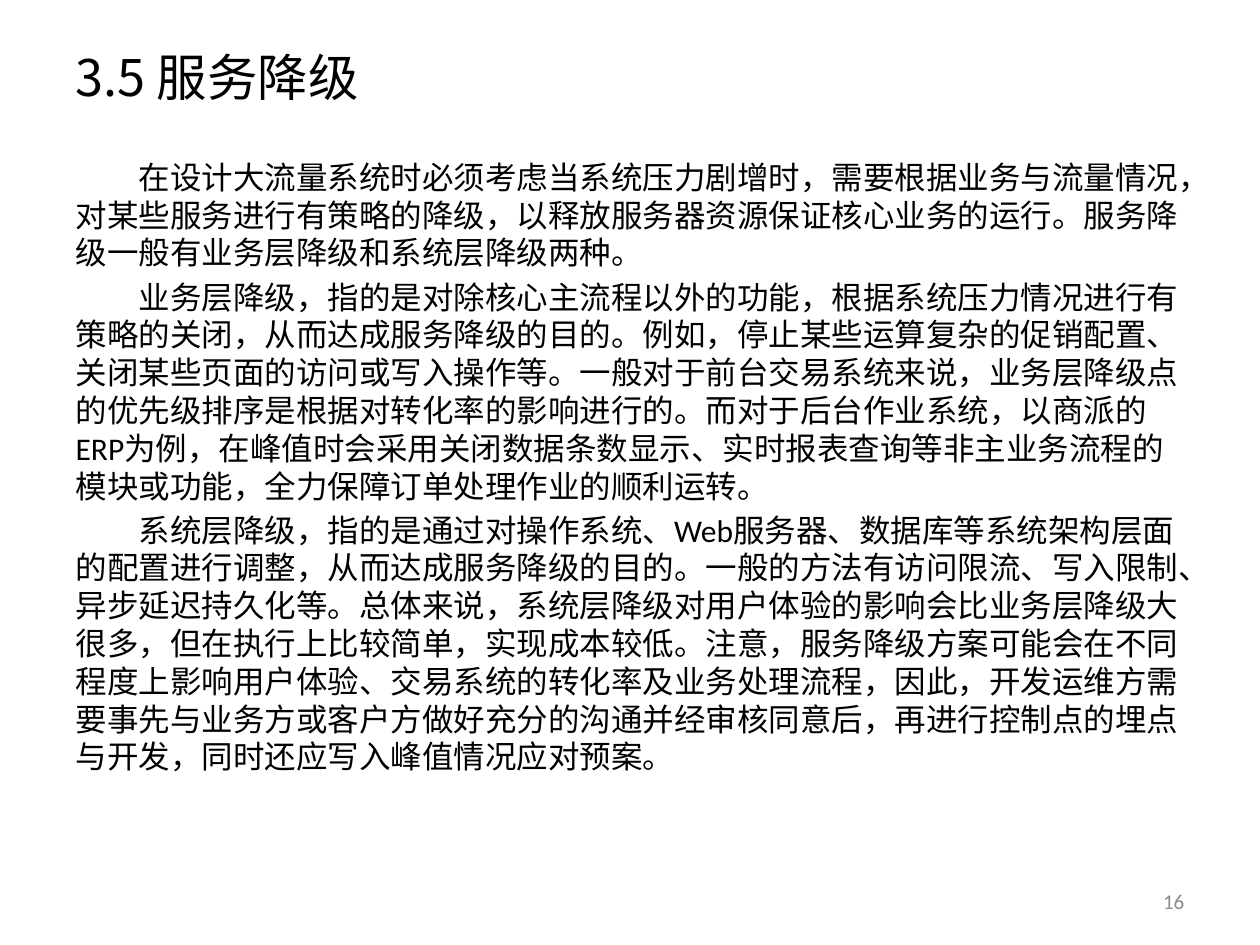
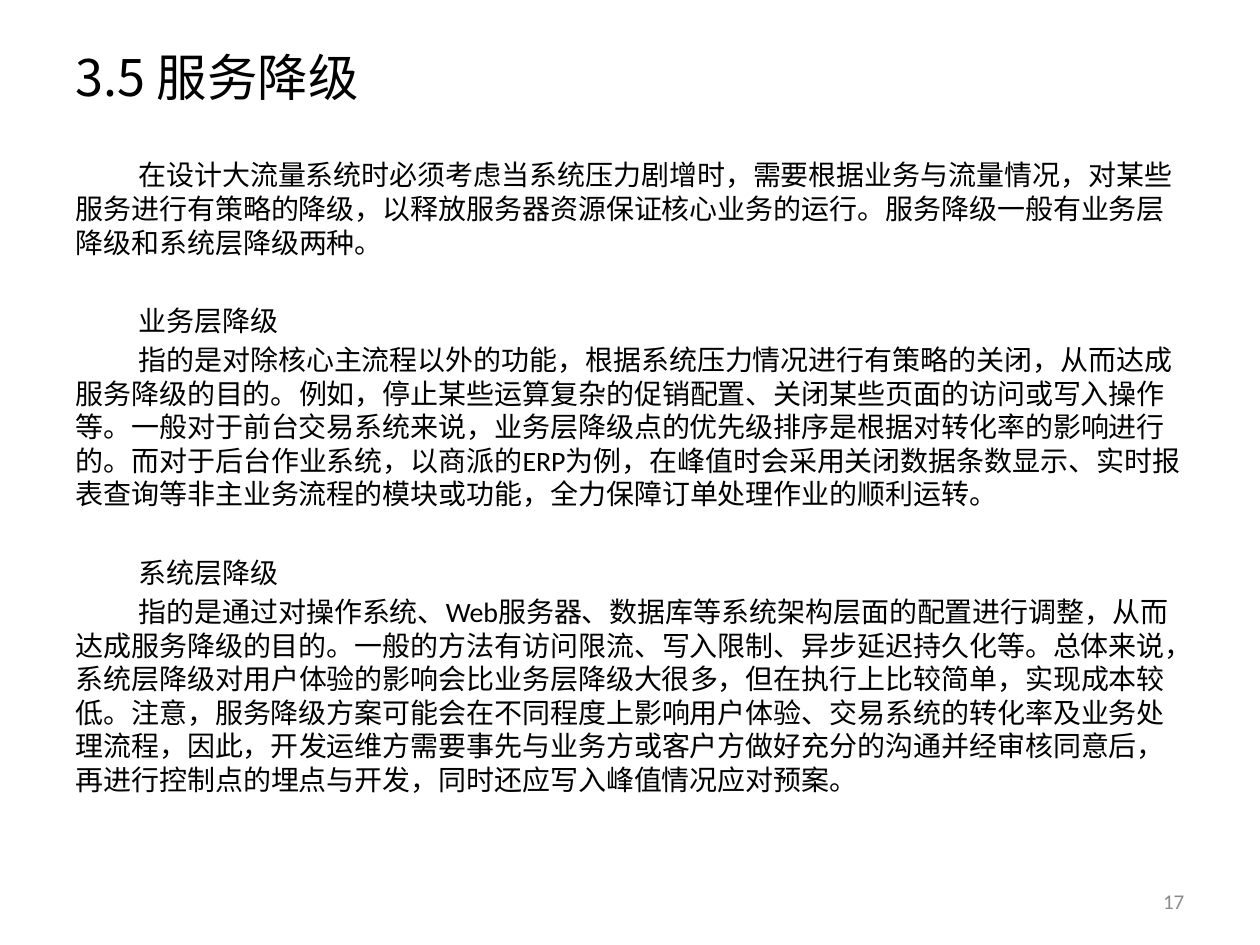
Before and after one commit to yessur3808/neural, a slide deck: slide 17 of docs/Neural_设计方案_V1.3.pptx (slide 16 before the commit). Drawn at 1260x945 pixels with LibreOffice and Linux fonts; fonts in the diff are those of the drawing. Boxes give left, top, right and bottom in pixels: in the first picture for what was removed or moved away, otherwise in the second. Text is boxed around its words. In the diff, an @@ line names an element or a change of style, - is before the commit and + after.

Commit message:
设计方案

```diff
--- a/docs/Neural_设计方案_V1.3.pptx
+++ b/docs/Neural_设计方案_V1.3.pptx
@@ text at <box>76,161,1172,256</box>: size 18 to 16 pt in "在设计大流量系统时必须考虑当系统压力剧增时，需要根据业务与流量情况，对某些服务进行有策略的降级，以释放服务器资源保证核心 ..." @@
@@ text at <box>76,307,1193,793</box>: text changed; size 18 to 16 pt @@
-业务层降级，指的是对除核心主流程以外的功能，根据系统压力情况进行有策略的关闭，从而达成服务降级的目的。例如，停止某些运算复杂的促销配置、关闭某些页面的访问或写入操作等。一般对于前台交易系统来说，业务层降级点的优先级排序是根据对转化率的影响进行的。而对于后台作业系统，以商派的ERP为例，在峰值时会采用关闭数据条数显示、实时报表查询等非主业务流程的模块或功能，全力保障订单处理作业的顺利运转。
-系统层降级，指的是通过对操作系统、Web服务器、数据库等系统架构层面的配置进行调整，从而达成服务降级的目的。一般的方法有访问限流、写入限制、异步延迟持久化等。总体来说，系统层降级对用户体验的影响会比业务层降级大很多，但在执行上比较简单，实现成本较低。注意，服务降级方案可能会在不同程度上影响用户体验、交易系统的转化率及业务处理流程，因此，开发运维方需要事先与业务方或客户方做好充分的沟通并经审核同意后，再进行控制点的埋点与开发，同时还应写入峰值情况应对预案。
+业务层降级
+指的是对除核心主流程以外的功能，根据系统压力情况进行有策略的关闭，从而达成服务降级的目的。例如，停止某些运算复杂的促销配置、关闭某些页面的访问或写入操作等。一般对于前台交易系统来说，业务层降级点的优先级排序是根据对转化率的影响进行的。而对于后台作业系统，以商派的ERP为例，在峰值时会采用关闭数据条数显示、实时报表查询等非主业务流程的模块或功能，全力保障订单处理作业的顺利运转。
+系统层降级
+指的是通过对操作系统、Web服务器、数据库等系统架构层面的配置进行调整，从而达成服务降级的目的。一般的方法有访问限流、写入限制、异步延迟持久化等。总体来说，系统层降级对用户体验的影响会比业务层降级大很多，但在执行上比较简单，实现成本较低。注意，服务降级方案可能会在不同程度上影响用户体验、交易系统的转化率及业务处理流程，因此，开发运维方需要事先与业务方或客户方做好充分的沟通并经审核同意后，再进行控制点的埋点与开发，同时还应写入峰值情况应对预案。
@@ page number at <box>1163,895,1184,909</box>: text changed @@
-16
+17
```
Also in this commit, not shown: 16 other slides changed, 9 slides added, 1 slide removed.
